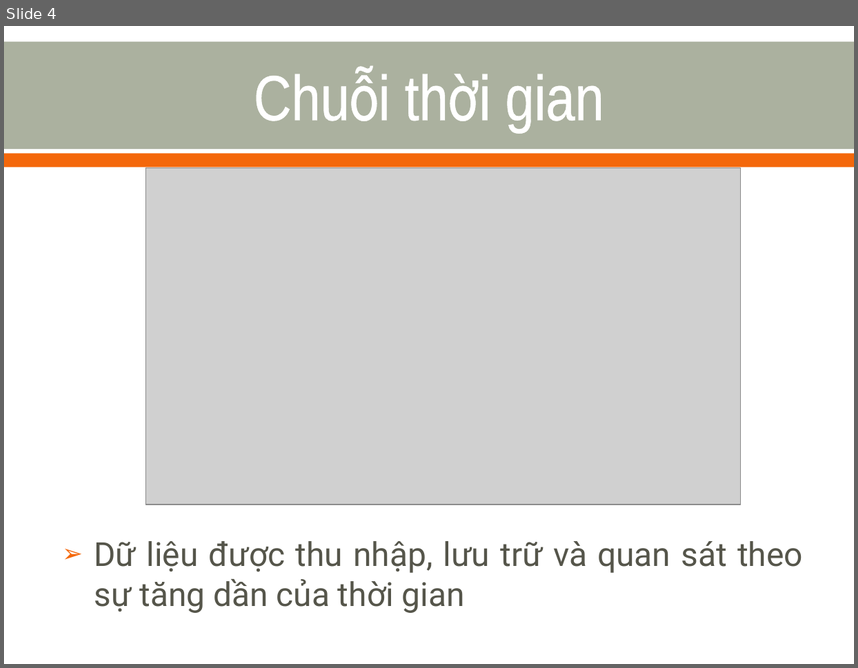
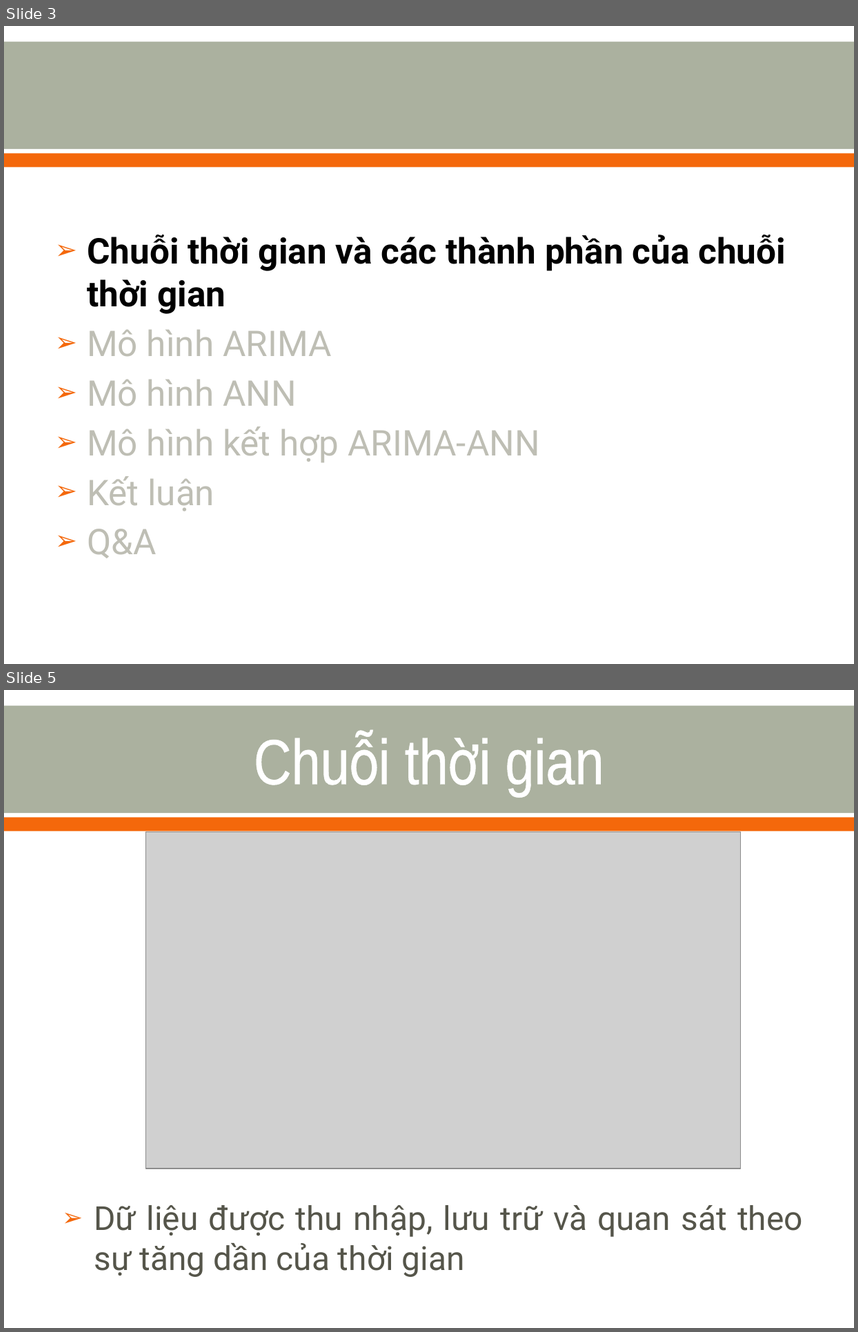
Before and after one commit to nvtthai/forecast-time-series, a slide deck: Report/Presentation.ppt. Shown one above the other, each under a label of ours: slide 4 before the commit, slides 3 and 5 after it; the slides between them are not shown. The pictures are 858x668 and 858x1332 pixels, drawn with LibreOffice and Linux fonts; fonts in the diff are those of the drawing; grey boxes stand for pictures. Boxes give left, top, right and bottom in pixels: in the first picture for what was removed or moved away, otherwise in the second. Text is boxed around its words. In the diff, an @@ line names an element or a change of style, - is before the commit and + after.

```diff
--- a/Report/Presentation.ppt
+++ b/Report/Presentation.ppt
@@ slide 3 added at box(4, 26, 854, 664), background #FFFFFF; not listed: 2 template elements that a slide beside it also shows @@
@@ text added at box(87, 234, 786, 558), 30 pt, text #BEBEB4 @@
+➢ Chuỗi thời gian và các thành phần của chuỗi thời gian
+➢ Mô hình ARIMA
+➢ Mô hình ANN
+➢ Mô hình kết hợp ARIMA-ANN
+➢ Kết luận
+➢ Q&A
@@ what was slide 4 is now slide 5 @@
```
Also in this commit, not shown: 7 slides changed, 6 other slides added, 1 slide removed.
